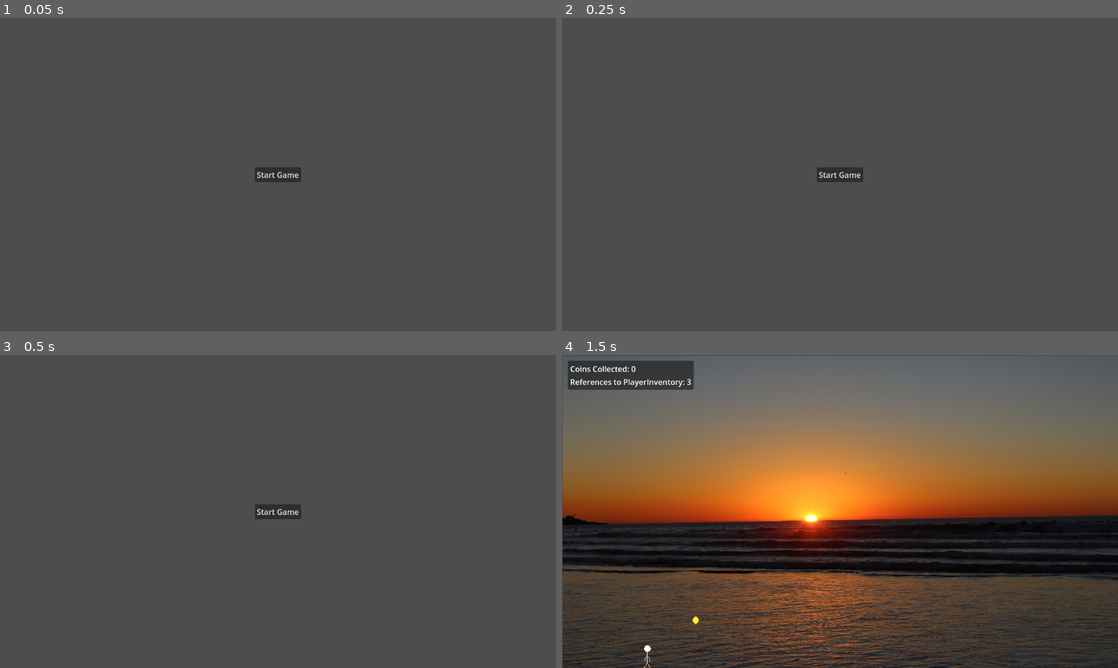
Above: before the commit, frames 1-4 (two rows, left to right).
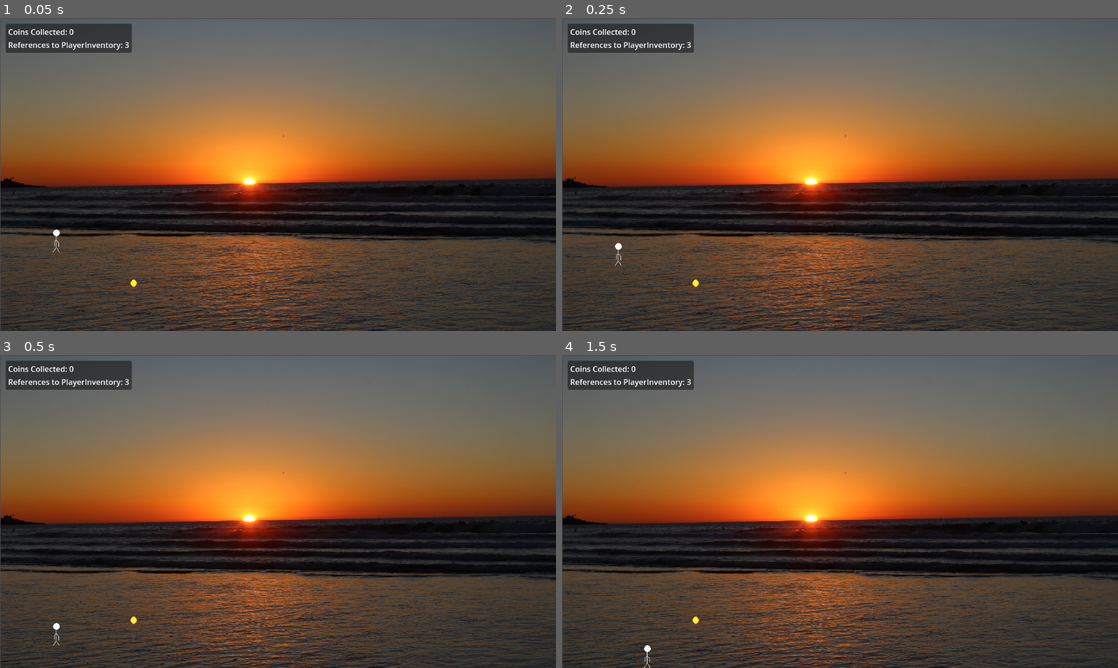
Above: after the commit, the same moments.

Repository: snoeyz/GodotCustomResourceDemo
Game: Godot game, scene res://scenes/world.tscn
The game is run twice, just before and just after one commit, with the same random seed, the same clock (stepped at 60 frames per second) and the same inputs. Before the commit the project starts from res://scenes/start_game_menu.tscn.
Inputs (mouse positions are in pixels of both pictures, inside the frame that each line leads up to):
- Up to frame 1 (0.05 s): no input
- Up to frame 2 (0.25 s): no input
- Up to frame 3 (0.5 s): no input
- Up to frame 4 (1.5 s): click (840, 511) at 0.5 s, where only the run before the commit has a clickable "Start Game"; tap Enter at 1.25 s; hold Right (ui_right) from 1.28 s (still down)

The runs differ from the first frame. In frame 1, 91% of the frame differs, in the area x 0-100%, y 0-100%; in frame 2, 91%; in frame 3, 91%; in frame 4, nothing differs.

Commit message:
Remove start menu

Diff:
--- a/project.godot
+++ b/project.godot
@@ -11,7 +11,7 @@
 [application]
 
 config/name="GodotSharedResourceDemo"
-run/main_scene="res://scenes/start_game_menu.tscn"
+run/main_scene="res://scenes/world.tscn"
 config/features=PackedStringArray("4.3", "Mobile")
 config/icon="res://icon.svg"
 
--- a/scenes/start_game_menu.tscn
+++ b/scenes/start_game_menu.tscn
@@ -1,9 +1,17 @@
-[gd_scene load_steps=2 format=3 uid="uid://bta34k4vwixtl"]
+[gd_scene load_steps=2 format=3 uid="uid://0dhnkc3qxhcb"]
 
-[ext_resource type="Script" path="res://scripts/start_game_menu.gd" id="1_dxmkv"]
+[sub_resource type="GDScript" id="GDScript_3u6dn"]
+script/source = "extends CanvasLayer
+
+@onready var start_game_button: Button = $StartGameButton
+
+
+func _on_start_game_button_pressed() -> void:
+	get_tree().change_scene_to_file(\"res://scenes/world.tscn\")
+"
 
 [node name="StartGameMenu" type="CanvasLayer"]
-script = ExtResource("1_dxmkv")
+script = SubResource("GDScript_3u6dn")
 
 [node name="StartGameButton" type="Button" parent="."]
 anchors_preset = 8
--- a/scripts/start_game_menu.gd
+++ /dev/null
@@ -1,7 +0,0 @@
-extends CanvasLayer
-
-@onready var start_game_button: Button = $StartGameButton
-
-
-func _on_start_game_button_pressed() -> void:
-	get_tree().change_scene_to_file("res://scenes/world.tscn")
